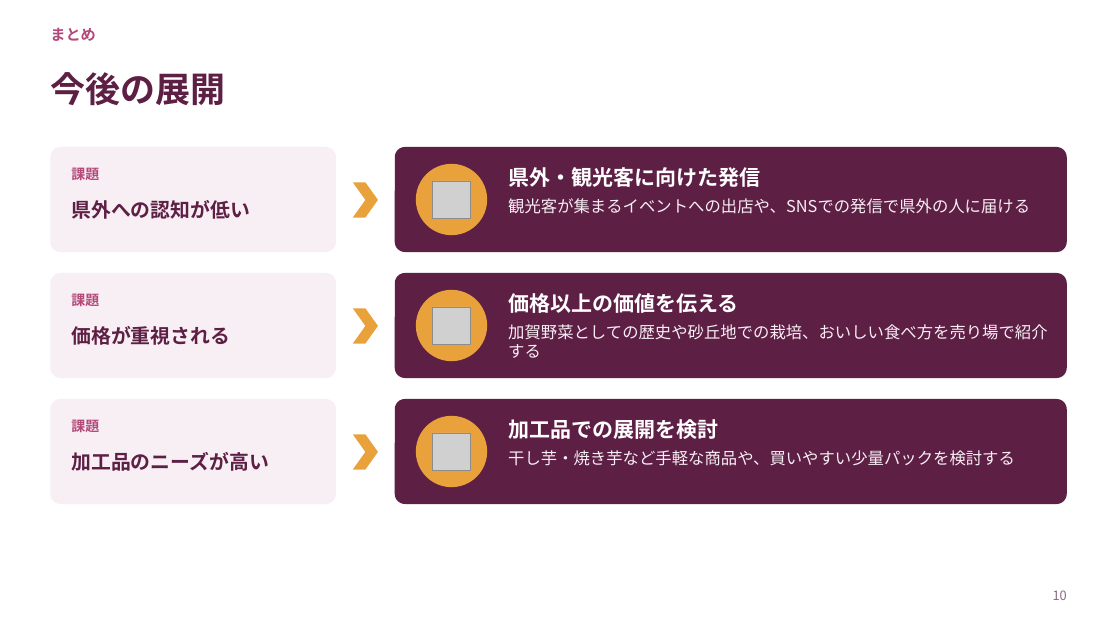
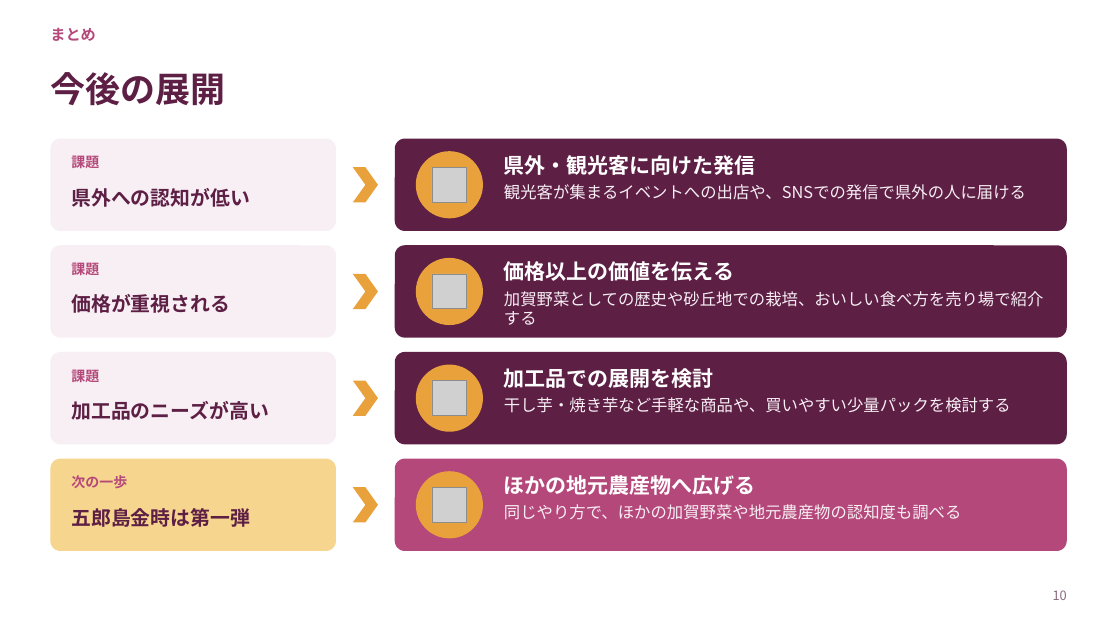
Before and after one commit to tadakazukawani/first-contributions, a slide deck: slide 10 of 農業青年/地元農産物認知拡大プロジェクト.pptx. Drawn at 1120x630 pixels with LibreOffice and Linux fonts; fonts in the diff are those of the drawing; grey boxes stand for pictures. Boxes give left, top, right and bottom in pixels: in the first picture for what was removed or moved away, otherwise in the second. Text is boxed around its words. In the diff, an @@ line names an element or a change of style, - is before the commit and + after.

```diff
--- a/農業青年/地元農産物認知拡大プロジェクト.pptx
+++ b/農業青年/地元農産物認知拡大プロジェクト.pptx
@@ rounded rectangle: place and size @@
-rounded rectangle at <box>50,147,336,252</box>
+rounded rectangle at <box>50,139,336,231</box>
@@ rounded rectangle: place and size @@
-rounded rectangle at <box>395,147,1067,252</box>
+rounded rectangle at <box>395,139,1067,231</box>
@@ text "県外・観光客に向けた発信": place and size @@
-text "県外・観光客に向けた発信" at <box>508,167,760,187</box>
+text "県外・観光客に向けた発信" at <box>504,155,756,175</box>
@@ text "課題": place and size @@
-text "課題" at <box>71,165,99,183</box>
+text "課題" at <box>71,153,99,171</box>
@@ 1 picture, 1 text, 1 chevron: place and size @@
-1 picture, 1 text, 1 chevron at <box>71,181,470,219</box>
+1 picture, 1 text, 1 chevron at <box>71,167,467,207</box>
@@ ellipse: place and size @@
-ellipse at <box>416,164,487,235</box>
+ellipse at <box>416,151,483,218</box>
@@ text "観光客が集まるイベントへの出店や、SNSでの発信で県外の人に届ける": place and size @@
-text "観光客が集まるイベントへの出店や、SNSでの発信で県外の人に届ける" at <box>508,198,1030,214</box>
+text "観光客が集まるイベントへの出店や、SNSでの発信で県外の人に届ける" at <box>504,184,1026,200</box>
@@ rounded rectangle: place and size @@
-rounded rectangle at <box>50,273,336,378</box>
+rounded rectangle at <box>50,245,336,338</box>
@@ text "課題": place and size @@
-text "課題" at <box>71,291,99,309</box>
+text "課題" at <box>71,260,99,278</box>
@@ rounded rectangle: place and size @@
-rounded rectangle at <box>395,273,1067,378</box>
+rounded rectangle at <box>395,245,1067,338</box>
@@ ellipse: place and size @@
-ellipse at <box>416,290,487,361</box>
+ellipse at <box>416,258,483,325</box>
@@ text "価格以上の価値を伝える": place and size @@
-text "価格以上の価値を伝える" at <box>508,293,738,313</box>
+text "価格以上の価値を伝える" at <box>504,261,734,281</box>
@@ text "価格が重視される": place and size @@
-text "価格が重視される" at <box>71,326,230,345</box>
+text "価格が重視される" at <box>71,294,230,313</box>
@@ chevron: place and size @@
-chevron at <box>353,308,378,344</box>
+chevron at <box>353,274,378,309</box>
@@ picture: place and size @@
-picture at <box>433,307,470,344</box>
+picture at <box>432,274,467,309</box>
@@ text "加賀野菜としての歴史や砂丘地での栽培、おいしい食べ方を売り場で紹介する": place and size @@
-text "加賀野菜としての歴史や砂丘地での栽培、おいしい食べ方を売り場で紹介する" at <box>508,324,1047,358</box>
+text "加賀野菜としての歴史や砂丘地での栽培、おいしい食べ方を売り場で紹介する" at <box>504,291,1043,325</box>
@@ proportions changed in 6 elements at <box>395,139,1067,231</box>, <box>50,139,336,231</box>, <box>395,245,1067,338</box>, <box>50,245,336,338</box>, <box>395,352,1067,444</box>, <box>50,352,336,444</box> @@
@@ rounded rectangle: place and size @@
-rounded rectangle at <box>50,399,336,504</box>
+rounded rectangle at <box>50,352,336,444</box>
@@ rounded rectangle: place and size @@
-rounded rectangle at <box>395,399,1067,504</box>
+rounded rectangle at <box>395,352,1067,444</box>
@@ chevron: place and size @@
-chevron at <box>353,434,378,470</box>
+chevron at <box>353,381,378,416</box>
@@ ellipse: place and size @@
-ellipse at <box>416,416,487,487</box>
+ellipse at <box>416,365,483,432</box>
@@ text "加工品での展開を検討": place and size @@
-text "加工品での展開を検討" at <box>508,419,718,439</box>
+text "加工品での展開を検討" at <box>504,368,714,388</box>
@@ 2 texts, 1 picture: place and size @@
-2 texts, 1 picture at <box>71,417,470,471</box>
+2 texts, 1 picture at <box>71,367,467,420</box>
@@ text "干し芋・焼き芋など手軽な商品や、買いやすい少量パックを検討する": place and size @@
-text "干し芋・焼き芋など手軽な商品や、買いやすい少量パックを検討する" at <box>508,450,1015,466</box>
+text "干し芋・焼き芋など手軽な商品や、買いやすい少量パックを検討する" at <box>504,397,1011,413</box>
@@ rounded rectangle added at <box>50,459,336,551</box>, fill #F6D58E @@
@@ text added at <box>71,475,127,488</box>, 12 pt, text #B5487A, bold @@
+次の一歩
@@ rounded rectangle added at <box>395,459,1067,551</box>, fill #B5487A @@
@@ ellipse added at <box>416,471,483,539</box>, fill #E9A23B @@
@@ text added at <box>504,475,756,495</box>, 18 pt, text #FFFFFF, bold @@
+ほかの地元農産物へ広げる
@@ text added at <box>71,508,250,527</box>, 17 pt, text #5E1F45, bold @@
+五郎島金時は第一弾
@@ chevron added at <box>353,487,378,523</box>, fill #E9A23B @@
@@ picture added at <box>432,487,467,523</box> @@
@@ text added at <box>504,504,961,520</box>, 14 pt, text #F7EFF4 @@
+同じやり方で、ほかの加賀野菜や地元農産物の認知度も調べる
```
Also in this commit, not shown: 2 other slides changed, 1 other file.
